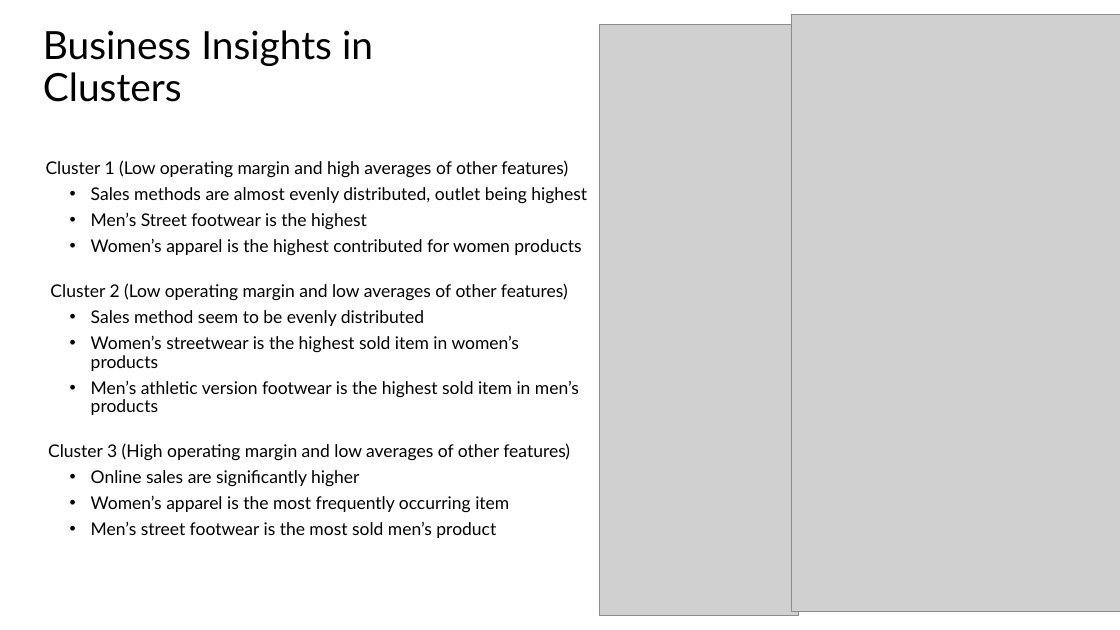
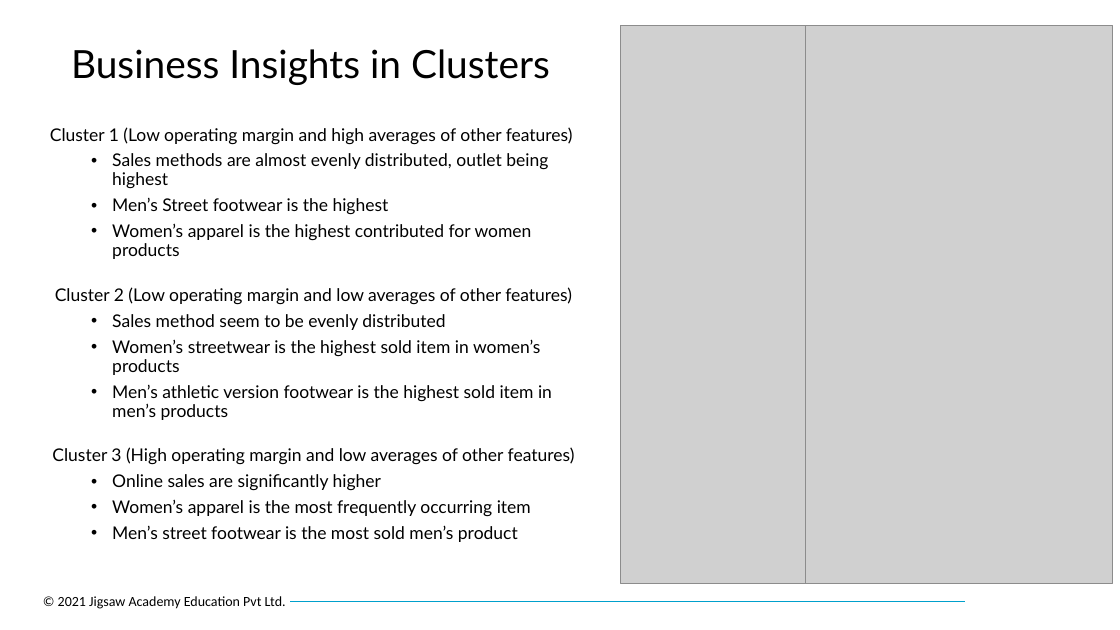
Before and after one commit to guttesuraj01/IPBA_Project_Group_A, a slide deck: slide 11 of John's Presentation + DB Scan.pptx (slide 10 before the commit). Drawn at 1120x630 pixels with LibreOffice and Linux fonts; fonts in the diff are those of the drawing; grey boxes stand for pictures; background and template pictures are left out. Boxes give left, top, right and bottom in pixels: in the first picture for what was removed or moved away, otherwise in the second. Text is boxed around its words. In the diff, an @@ line names an element or a change of style, - is before the commit and + after.

```diff
--- a/John's Presentation + DB Scan.pptx
+++ b/John's Presentation + DB Scan.pptx
@@ title "Business Insights in Clusters" rewrapped from box(43, 30, 373, 102) to box(71, 49, 550, 85) @@
@@ picture: place and size @@
-picture at box(600, 25, 799, 616)
+picture at box(621, 25, 809, 583)
@@ picture: place and size @@
-picture at box(792, 15, 1120, 612)
+picture at box(806, 25, 1113, 583)
@@ text "Cluster 1 (Low operating margin ..." rewrapped from box(46, 160, 587, 538) to box(50, 127, 575, 542) @@
@@ text added at box(58, 596, 286, 609), 12 pt, text #000000 @@
+© 2021 Jigsaw Academy Education Pvt Ltd.
@@ line added from (291, 602) to (965, 602), #00A0CC 0.5 pt @@
```
Also in this commit, not shown: 6 other slides changed, 3 slides added, 1 slide removed.
